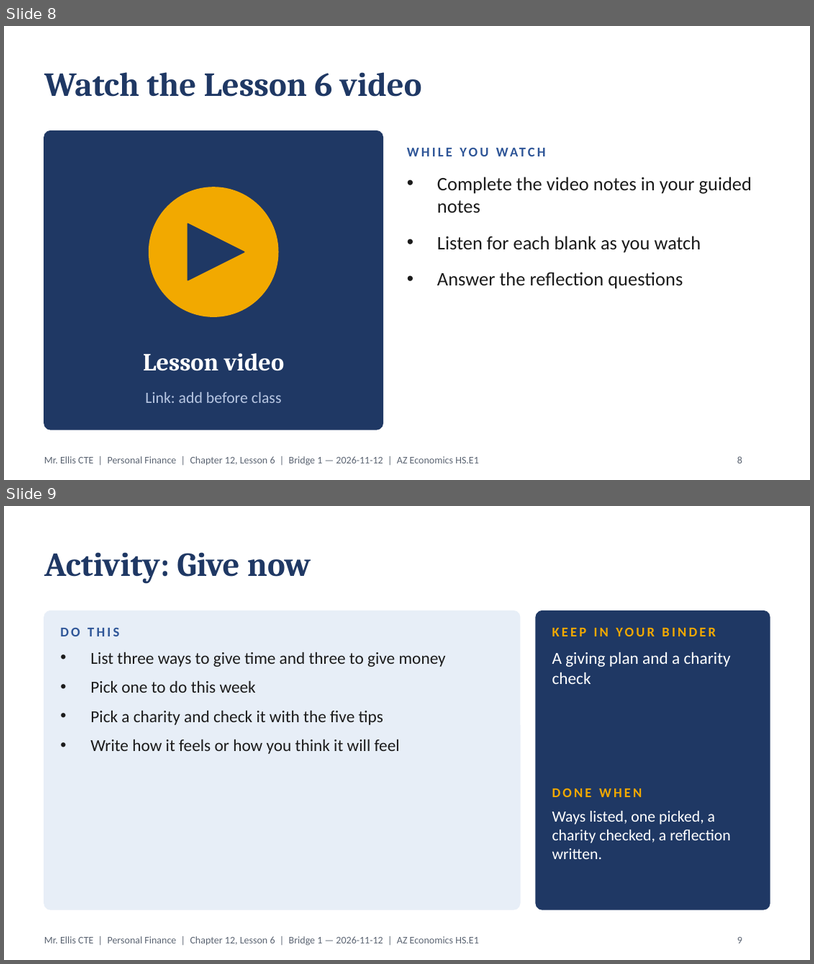
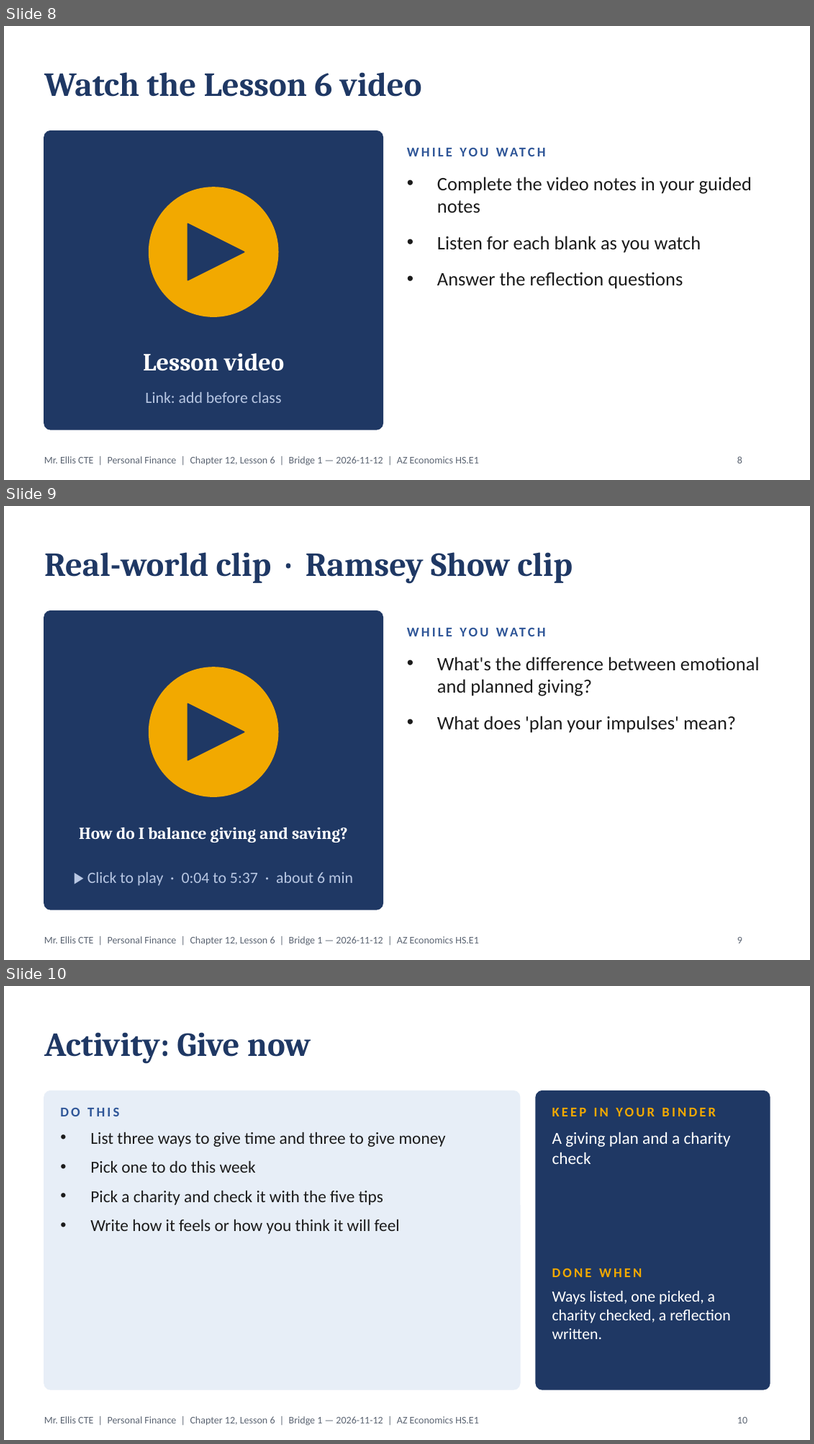
Before and after one commit to highgroundthree-art/electrical-el1-study-guides, a slide deck: financial-comprehension/personal/chapter-12/L6_Outrageous_Generosity.pptx. Shown one above the other, each under a label of ours: slides 8 and 9 before the commit, slides 8, 9 and 10 after it. The pictures are 814x964 and 814x1444 pixels, drawn with LibreOffice and Linux fonts; fonts in the diff are those of the drawing. Boxes give left, top, right and bottom in pixels: in the first picture for what was removed or moved away, otherwise in the second. Text is boxed around its words. In the diff, an @@ line names an element or a change of style, - is before the commit and + after.

```diff
--- a/financial-comprehension/personal/chapter-12/L6_Outrageous_Generosity.pptx
+++ b/financial-comprehension/personal/chapter-12/L6_Outrageous_Generosity.pptx
@@ slide 9 added at (x1=4, y1=506, x2=810, y2=960), background #FFFFFF; not listed: 1 template element that a slide beside it also shows @@
@@ title added at (x1=44, y1=552, x2=573, y2=583), 30 pt, text #1F3864, bold @@
+Real-world clip · Ramsey Show clip
@@ rounded rectangle added at (x1=44, y1=611, x2=383, y2=909), fill #1F3864, outline #1F3864 1 pt @@
@@ text added at (x1=407, y1=619, x2=770, y2=643), 12 pt, text #2E5597, bold @@
+WHILE YOU WATCH
@@ text added at (x1=437, y1=656, x2=760, y2=733), 17 pt, text #1B1B1B @@
+• What's the difference between emotional and planned giving?
+• What does 'plan your impulses' mean?
@@ ellipse added at (x1=149, y1=667, x2=278, y2=796), fill #F2A900, outline #F2A900 1 pt @@
@@ triangle added at (x1=188, y1=703, x2=244, y2=760), fill #1F3864, outline #1F3864 1 pt @@
@@ text added at (x1=79, y1=827, x2=348, y2=842), 15 pt, text #FFFFFF, bold @@
+How do I balance giving and saving?
@@ text added at (x1=88, y1=872, x2=353, y2=885), 14 pt, text #B8C7E3 @@
+▶ Click to play · 0:04 to 5:37 · about 6 min
@@ page number added at (x1=738, y1=937, x2=743, y2=943), 9 pt, text #5B6472 @@
+9
@@ what was slide 9 is now slide 10 @@
@@ page number at (x1=738, y1=1417, x2=748, y2=1423): text changed @@
-9
+10
```
Also in this commit, not shown: 34 other files.
